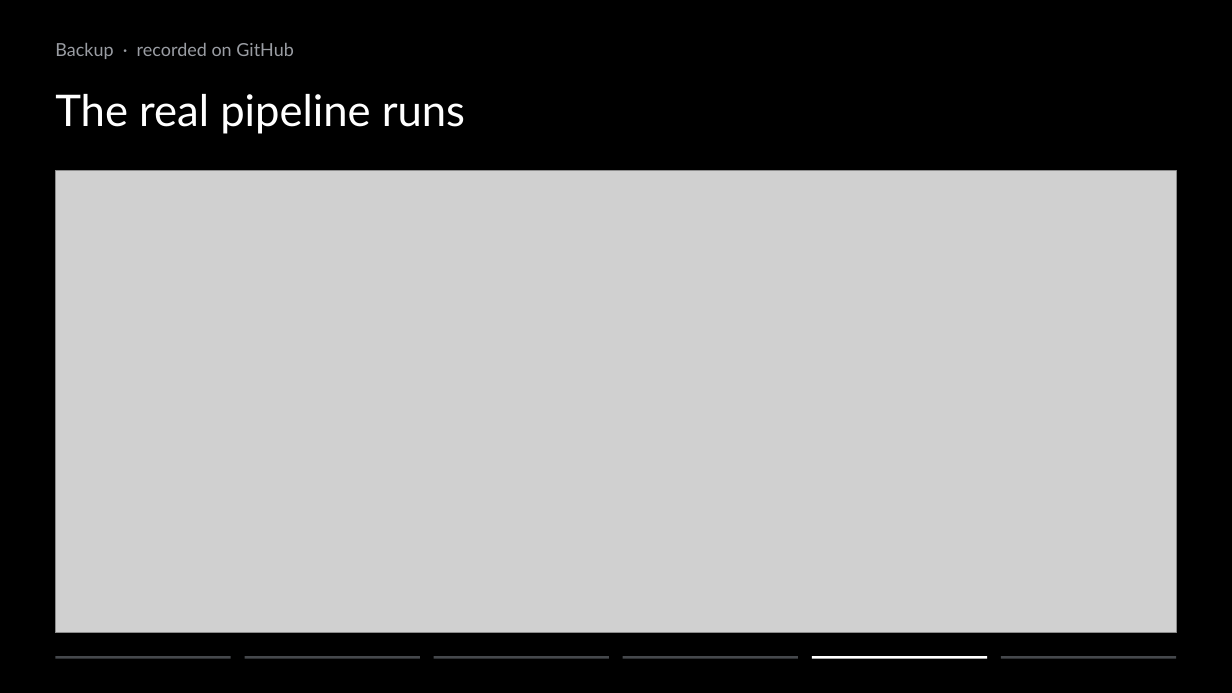
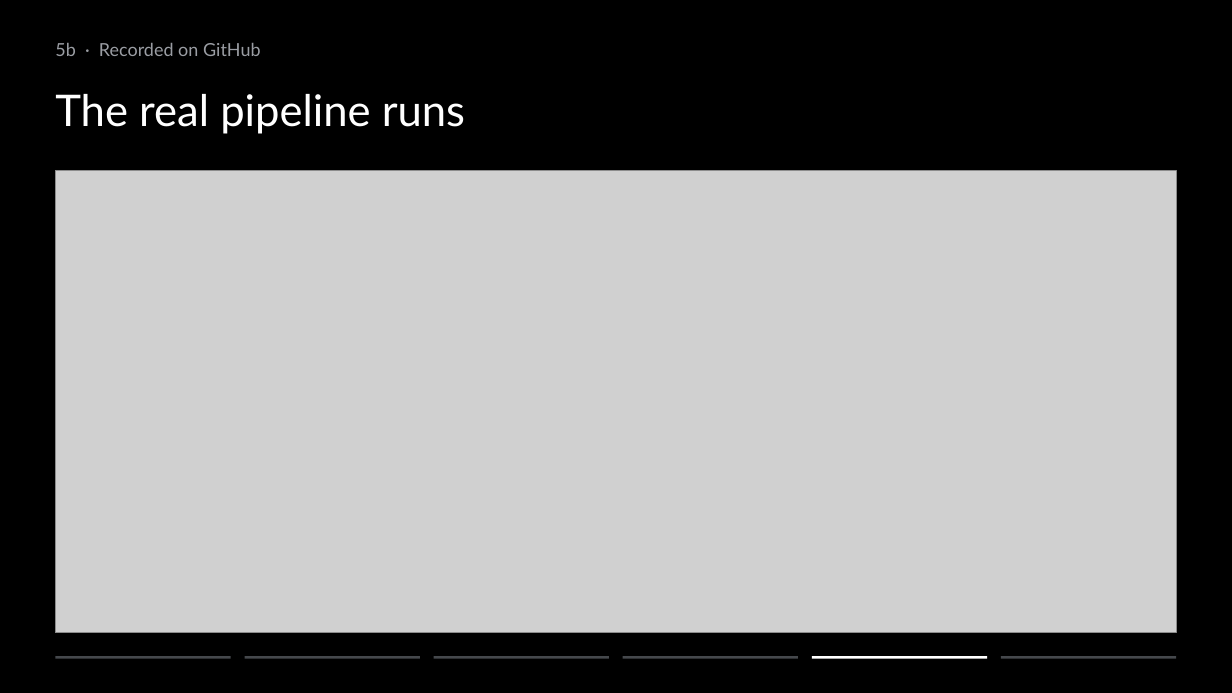
Before and after one commit to ziyangliu-666/lumen-next, a slide deck: slide 18 of docs/platform/slides/out/Team15-Lumen-Platform.pptx (slide 23 before the commit). Drawn at 1232x693 pixels with LibreOffice and Linux fonts; fonts in the diff are those of the drawing; grey boxes stand for pictures. Boxes give left, top, right and bottom in pixels: in the first picture for what was removed or moved away, otherwise in the second. Text is boxed around its words. In the diff, an @@ line names an element or a change of style, - is before the commit and + after.

```diff
--- a/docs/platform/slides/out/Team15-Lumen-Platform.pptx
+++ b/docs/platform/slides/out/Team15-Lumen-Platform.pptx
@@ text at [55,43,261,56]: text changed @@
-Backup · recorded on GitHub
+5b · Recorded on GitHub
```
Also in this commit, not shown: 3 other slides changed, 1 slide added, 1 other file.
